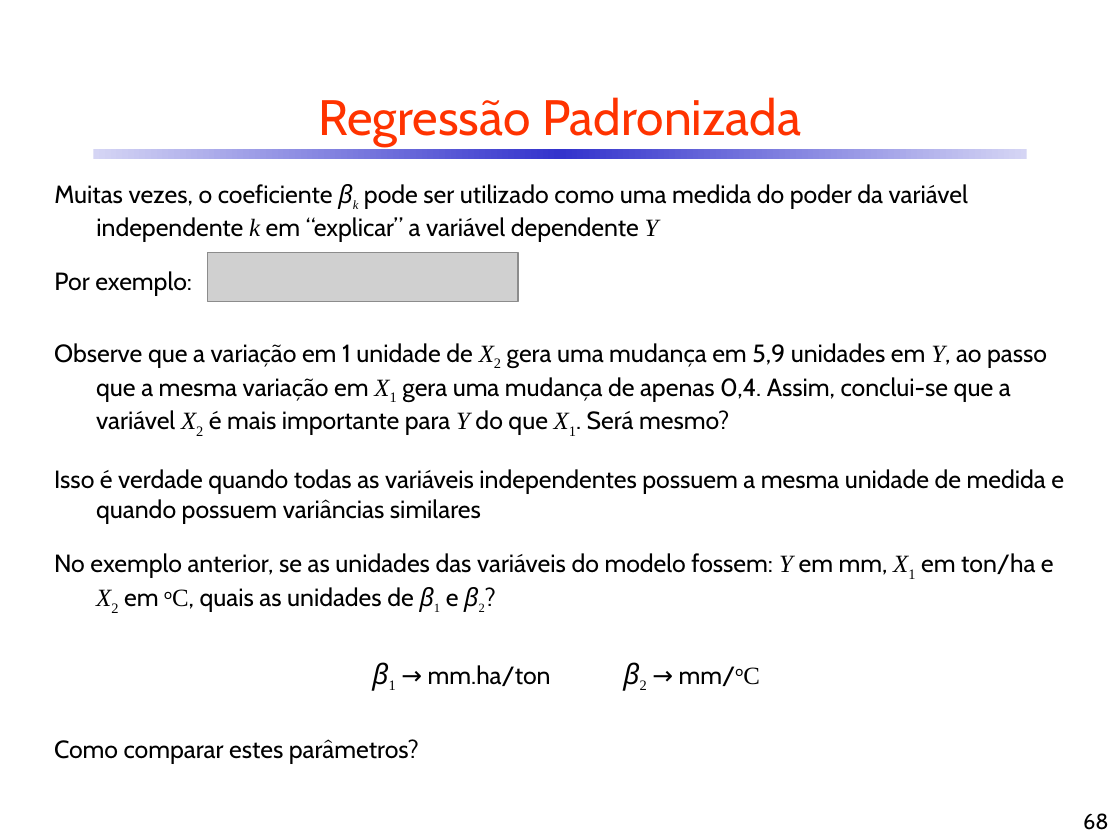
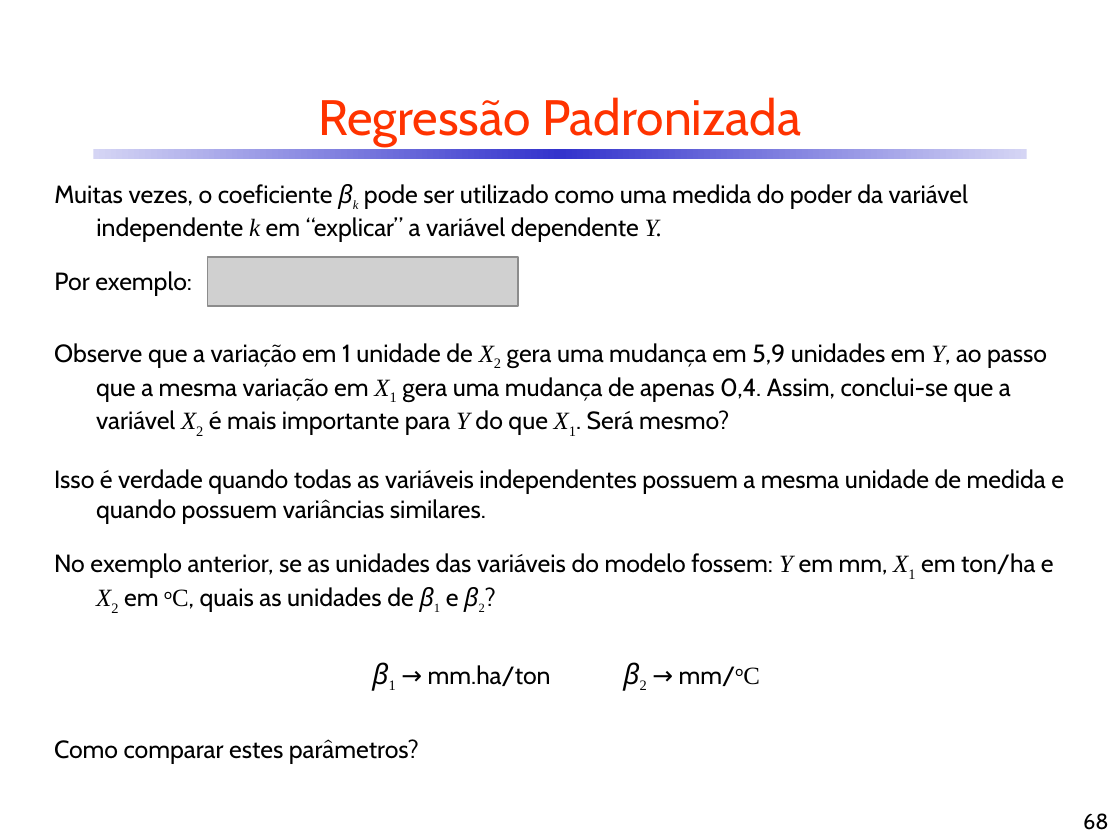
Before and after one commit to CDRenno/Estatistica, a slide deck: slide 68 of ppt/10ARegr.pptx. Drawn at 1120x840 pixels with LibreOffice and Linux fonts; fonts in the diff are those of the drawing; grey boxes stand for pictures. Boxes give left, top, right and bottom in pixels: in the first picture for what was removed or moved away, otherwise in the second. Text is boxed around its words. In the diff, an @@ line names an element or a change of style, - is before the commit and + after.

```diff
--- a/ppt/10ARegr.pptx
+++ b/ppt/10ARegr.pptx
@@ text at <box>54,184,968,241</box>: text changed @@
-Muitas vezes, o coeficiente βk pode ser utilizado como uma medida do poder da variável independente k em “explicar” a variável dependente Y
+Muitas vezes, o coeficiente βk pode ser utilizado como uma medida do poder da variável independente k em “explicar” a variável dependente Y.
@@ picture: place and size @@
-picture at <box>207,252,519,301</box>
+picture at <box>207,256,519,306</box>
@@ text at <box>54,469,1064,523</box>: text changed @@
-Isso é verdade quando todas as variáveis independentes possuem a mesma unidade de medida e quando possuem variâncias similares
+Isso é verdade quando todas as variáveis independentes possuem a mesma unidade de medida e quando possuem variâncias similares.
```
Also in this commit, not shown: 23 other slides changed, 1 slide added, 1 other file.
